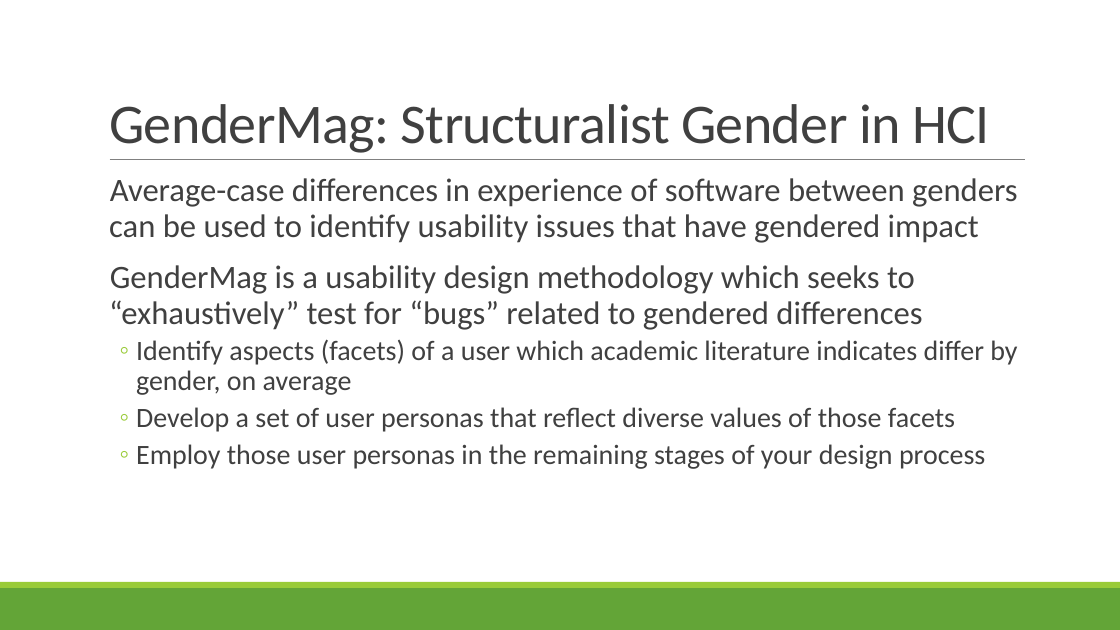
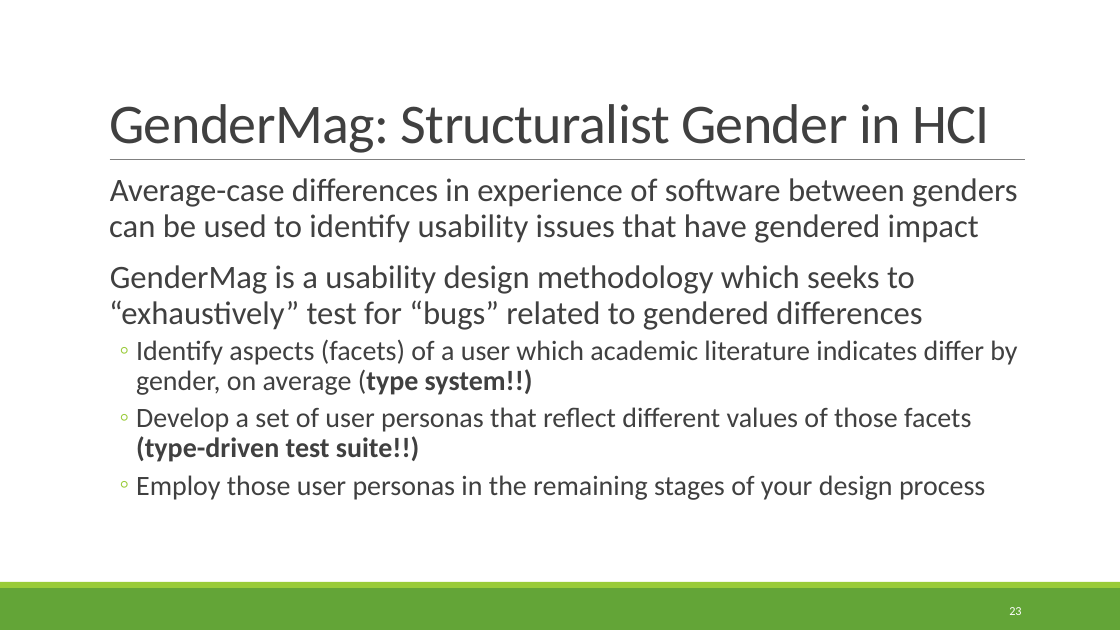
Before and after one commit to rbohrer/pl-course, a slide deck: slide 23 of LectureSlides/10GenderDisability.pptx (slide 21 before the commit). Drawn at 1120x630 pixels with LibreOffice and Linux fonts; fonts in the diff are those of the drawing. Boxes give left, top, right and bottom in pixels: in the first picture for what was removed or moved away, otherwise in the second. Text is boxed around its words. In the diff, an @@ line names an element or a change of style, - is before the commit and + after.

```diff
--- a/LectureSlides/10GenderDisability.pptx
+++ b/LectureSlides/10GenderDisability.pptx
@@ text at (136,339,1017,462): text changed @@
-  ◦ Identify aspects (facets) of a user which academic literature indicates differ by gender, on average
-  ◦ Develop a set of user personas that reflect diverse values of those facets
+  ◦ Identify aspects (facets) of a user which academic literature indicates differ by gender, on average (type system!!)
+  ◦ Develop a set of user personas that reflect different values of those facets
+    (type-driven test suite!!)
@@ page number added at (1009,607,1021,615), 10.5 pt, text #FFFFFF @@
+23
```
Also in this commit, not shown: 49 other slides changed, 5 slides added.
